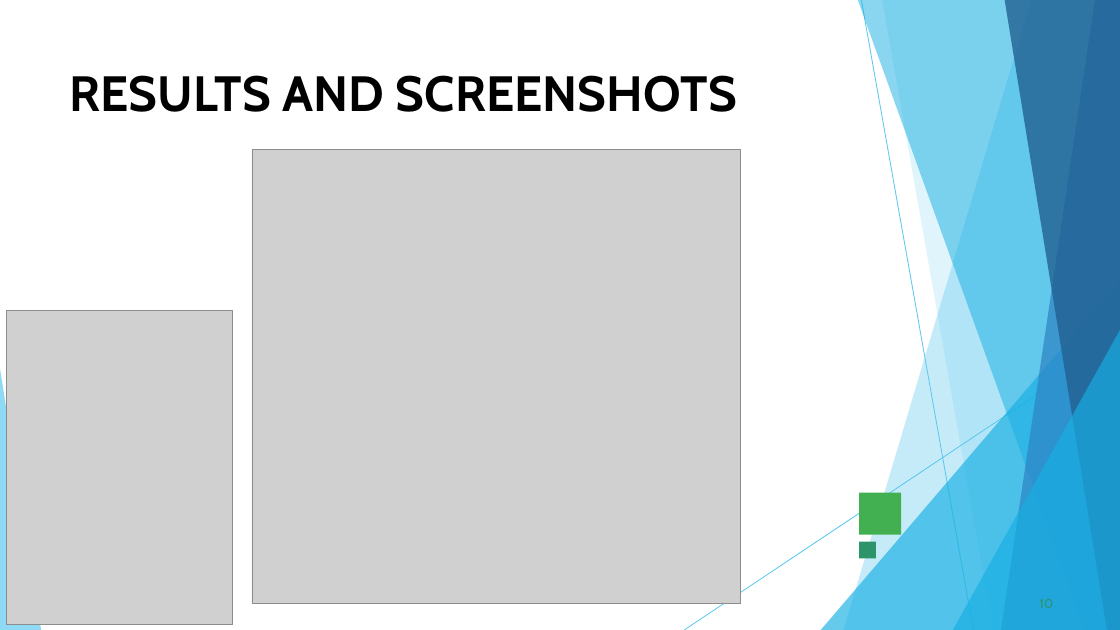
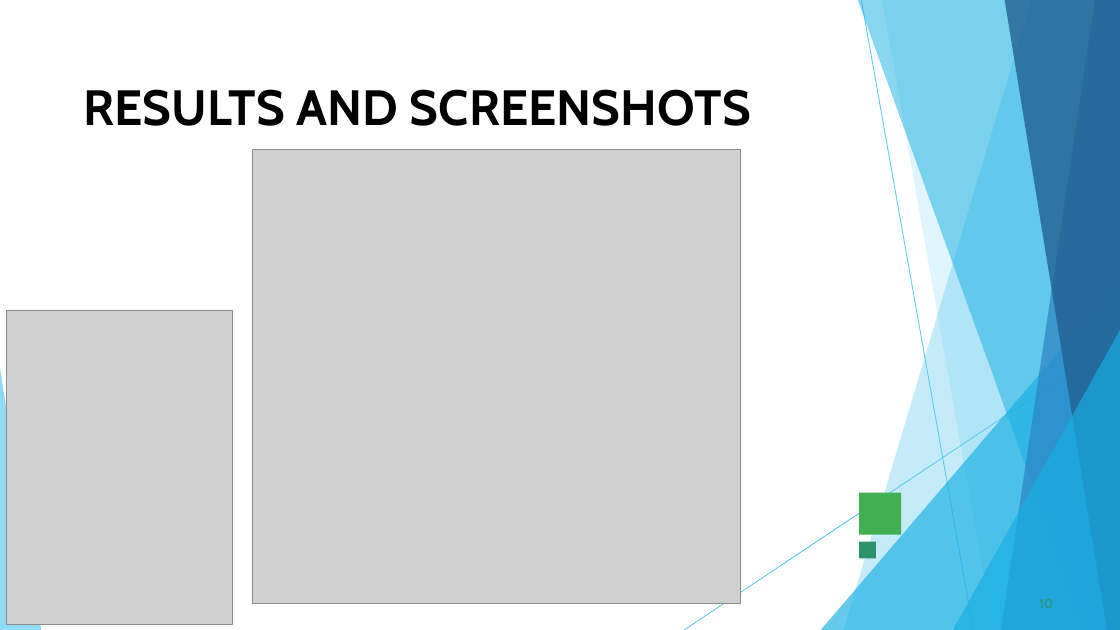
Before and after one commit to Divyadharshini0603/DI-VY-AD-HA-RS-HI-NI, a slide deck: slide 10 of Divyadharshini.pptx. Drawn at 1120x630 pixels with LibreOffice and Linux fonts; fonts in the diff are those of the drawing; grey boxes stand for pictures. Boxes give left, top, right and bottom in pixels: in the first picture for what was removed or moved away, otherwise in the second. Text is boxed around its words. In the diff, an @@ line names an element or a change of style, - is before the commit and + after.

```diff
--- a/Divyadharshini.pptx
+++ b/Divyadharshini.pptx
@@ text "RESULTS AND SCREENSHOTS": place and size @@
-text "RESULTS AND SCREENSHOTS" at (69, 75, 737, 112)
+text "RESULTS AND SCREENSHOTS" at (83, 89, 751, 126)
```
Also in this commit, not shown: 1 slide added.
